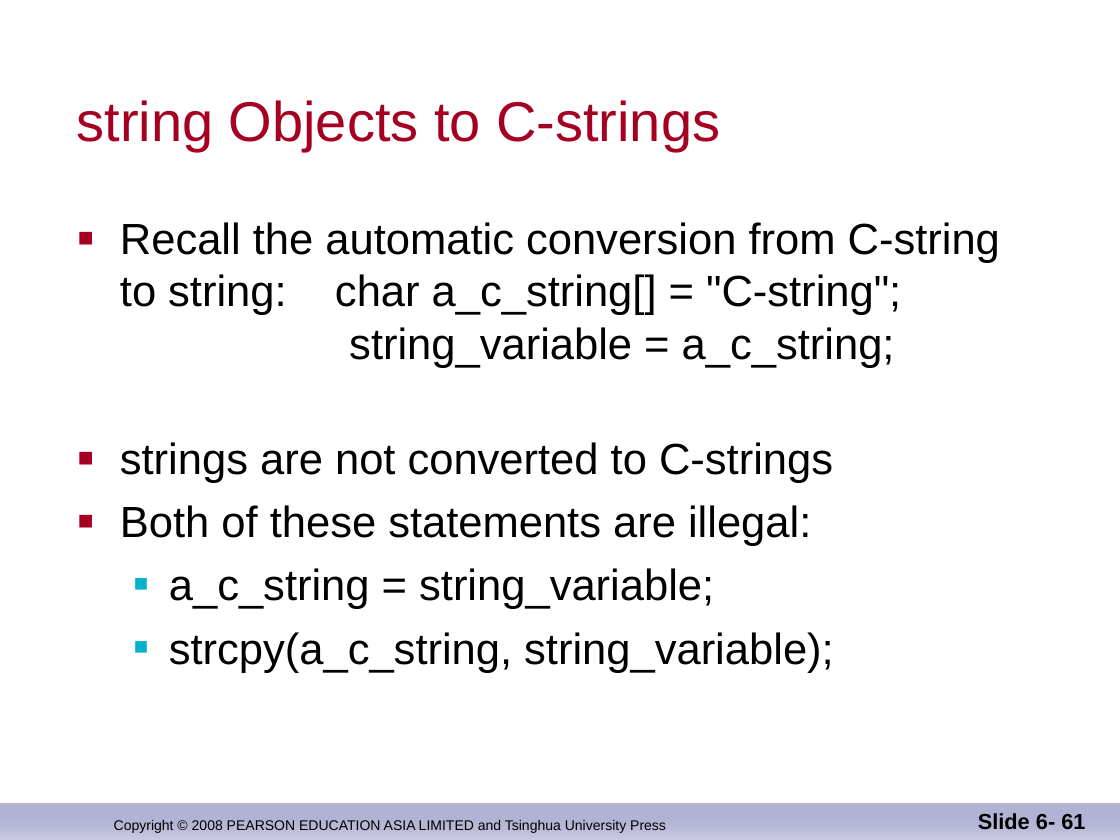
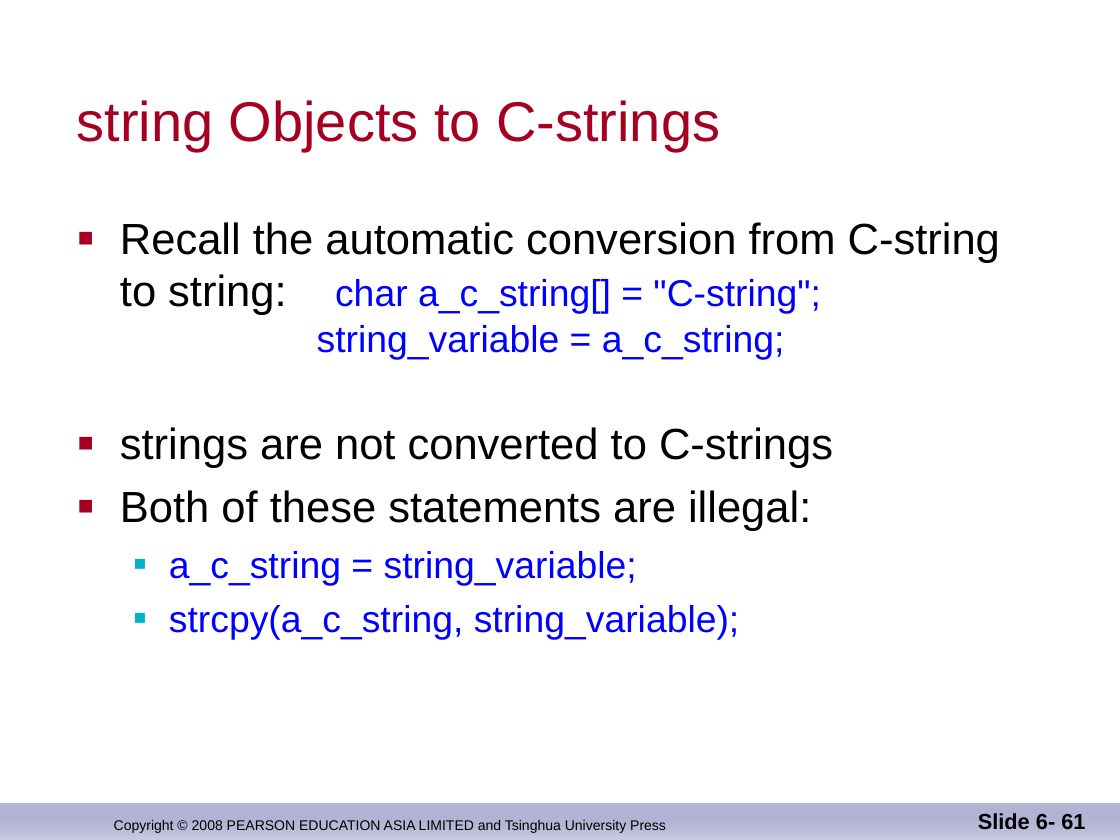
Before and after one commit to djuanbei/CPLUSPLUS, a slide deck: slide 61 of ppt/Chapter 8.ppt. Drawn at 1120x840 pixels with LibreOffice and Linux fonts; fonts in the diff are those of the drawing; background and template pictures are left out. Boxes give left, top, right and bottom in pixels: in the first picture for what was removed or moved away, otherwise in the second. Text is boxed around its words. In the diff, an @@ line names an element or a change of style, - is before the commit and + after.

Commit message:
ok

```diff
--- a/ppt/Chapter 8.ppt
+++ b/ppt/Chapter 8.ppt
@@ text at (120, 222, 1000, 640): size 28 to 24 pt, text colour #000000 to #0000FF in "char a_c_string[] = "C-string"; string_variable = a_c_string ...", "a_c_string = string_variable;", "strcpy(a_c_string, string_variable);"; less space between paragraphs @@
```
Also in this commit, not shown: 3 other slides changed, 1 slide added.
